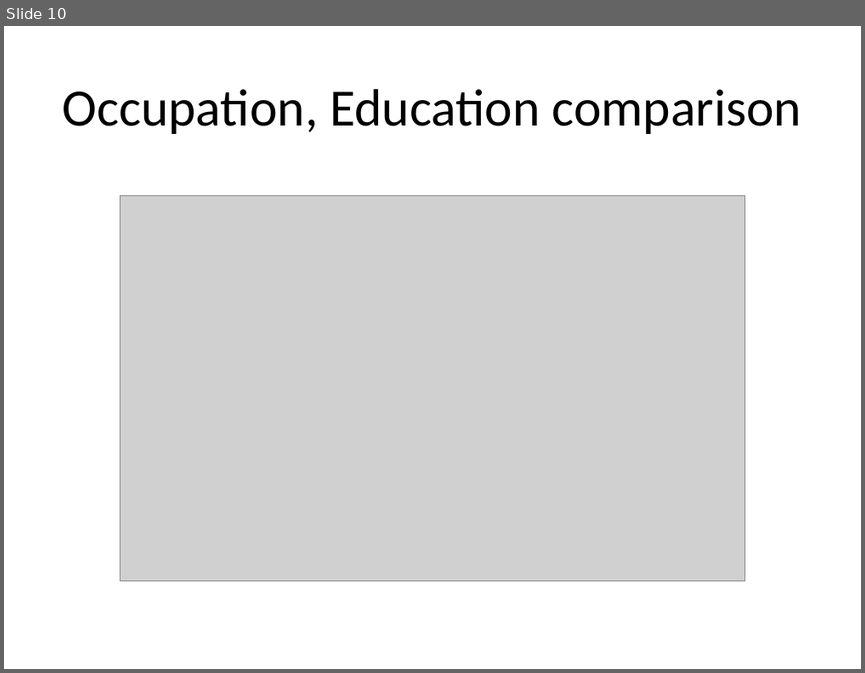
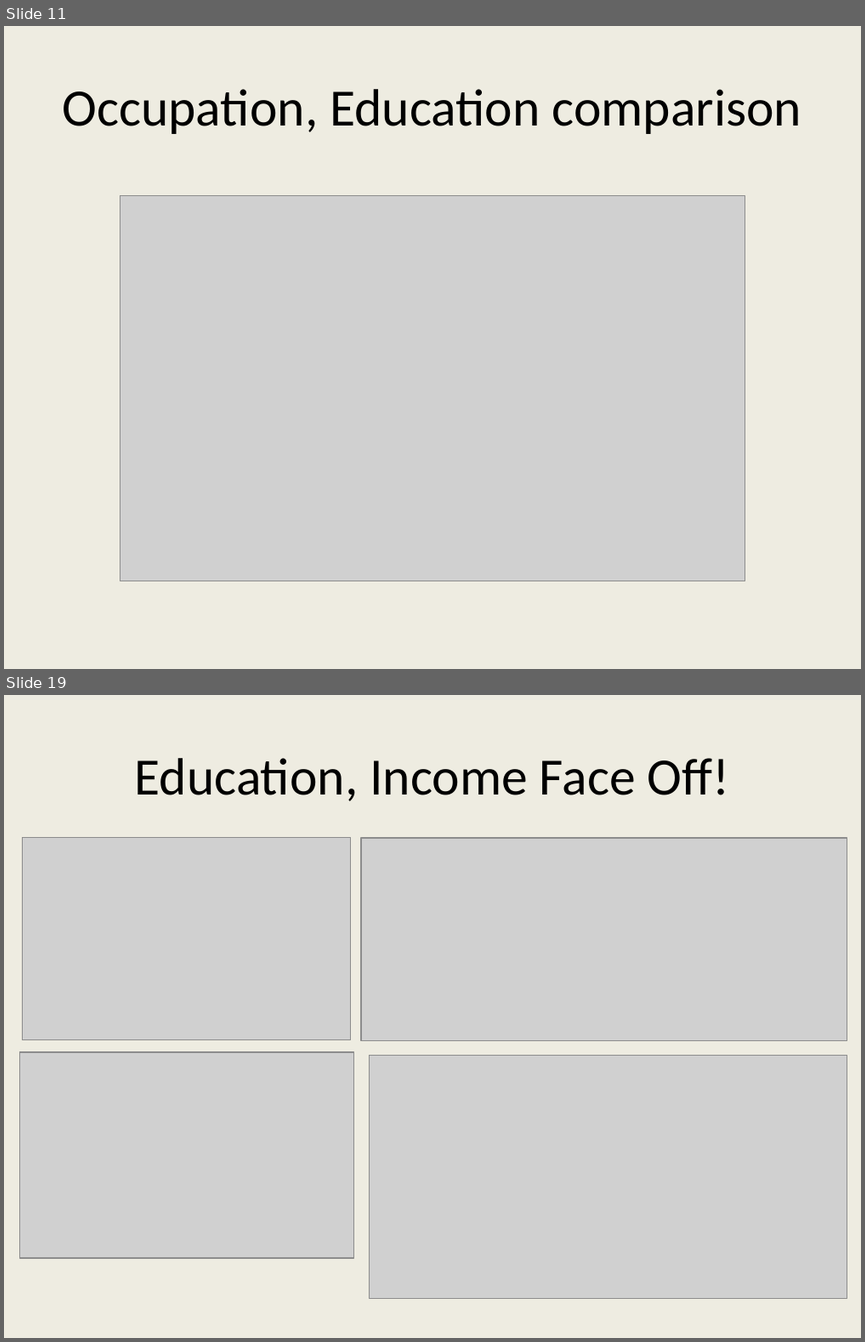
Before and after one commit to ishgupta/National-Longitudinal-Mortality-Study-, a slide deck: output/Suicidal Catalysts.pptx. Shown one above the other, each under a label of ours: slide 10 before the commit, slides 11 and 19 after it; the slides between them are not shown. The pictures are 865x673 and 865x1342 pixels, drawn with LibreOffice and Linux fonts; fonts in the diff are those of the drawing; grey boxes stand for pictures. Boxes give left, top, right and bottom in pixels: in the first picture for what was removed or moved away, otherwise in the second. Text is boxed around its words. In the diff, an @@ line names an element or a change of style, - is before the commit and + after.

```diff
--- a/output/Suicidal Catalysts.pptx
+++ b/output/Suicidal Catalysts.pptx
@@ slide 19 added at box(4, 695, 861, 1338), background #EEECE1 @@
@@ title added at box(135, 758, 730, 801), 44 pt, text #000000 @@
+Education, Income Face Off!
@@ picture added at box(22, 838, 350, 1040) @@
@@ picture added at box(361, 838, 847, 1041) @@
@@ picture added at box(19, 1052, 353, 1258) @@
@@ picture added at box(369, 1055, 846, 1299) @@
@@ what was slide 10 is now slide 11 @@
@@ slide 11 changed as well @@
@@ background #FFFFFF to #EEECE1 @@
```
Also in this commit, not shown: 7 other slides changed, 15 other slides added, 3 slides removed, 1 other file.
